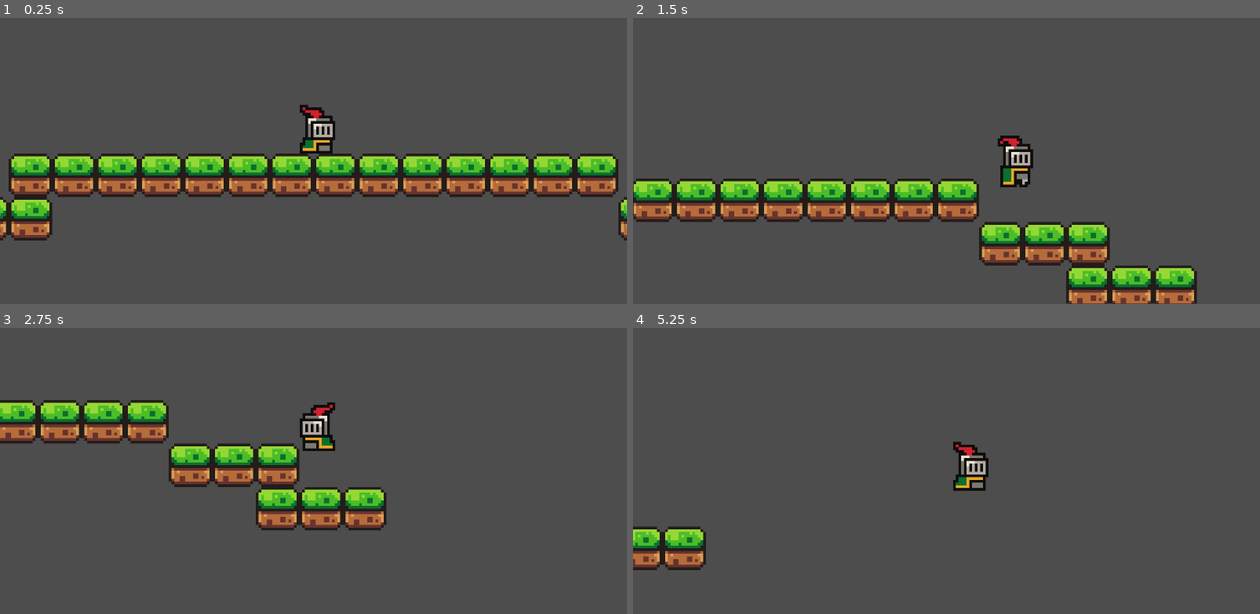
Above: before the commit, frames 1-4 (two rows, left to right).
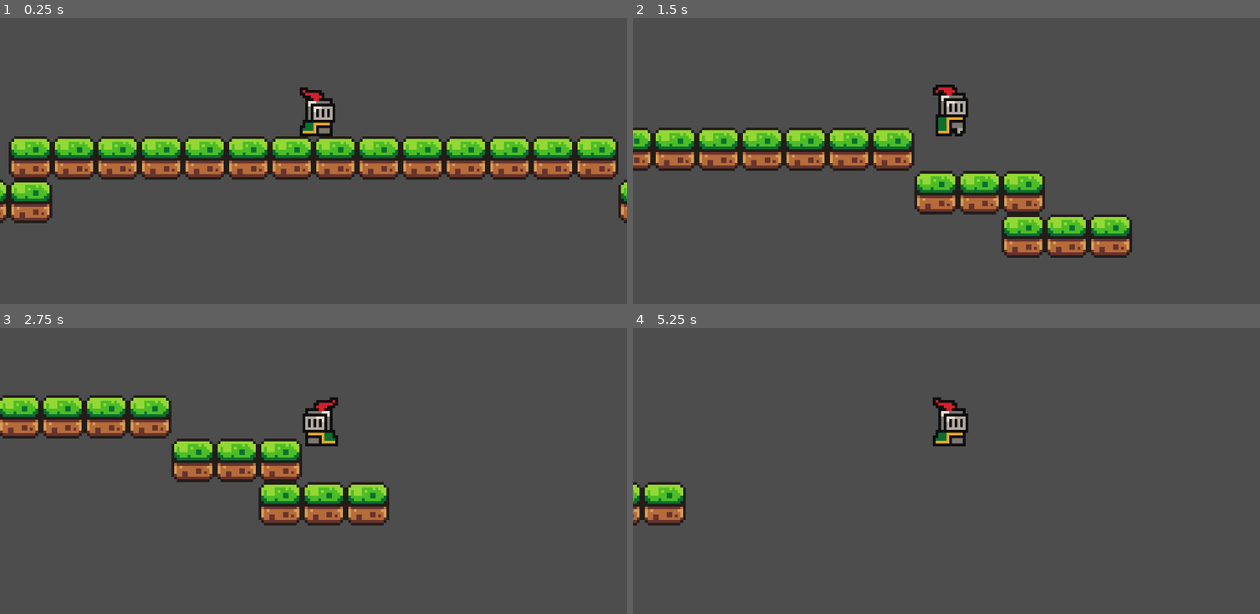
Above: after the commit, the same moments.

Repository: stackhacksbu/StackhacksGameDevRepo
Game: Godot game, scene res://scenes/Game.tscn
Two runs of this game, one before a commit and one after it. Both use one fixed random seed, a clock stepped at 60 frames per second and the inputs below.
Inputs:
- Up to frame 1 (0.25 s): no input
- Up to frame 2 (1.5 s): hold D (move_right) from 0.53 s (still down); tap W (jump) at 0.77 s
- Up to frame 3 (2.75 s): tap W (jump) at 1.52 s; release D (move_right) at 2.03 s; hold A (move_left) from 2.03 s (still down)
- Up to frame 4 (5.25 s): release A (move_left) at 2.78 s; hold D (move_right) 2.78-4.28 s; tap W (jump) at 3.02, 3.77, 4.52 s; hold A (move_left) 4.28-5.03 s; hold D (move_right) from 5.03 s (still down)

The runs differ from the first frame. In frame 1, 21% of the frame differs, in the area x 0-100%, y 24-78%; in frame 2, 24%, in the area x 0-90%, y 23-100%; in frame 3, 9.6%; in frame 4, 4.3%.

Commit message:
added crosshair

Diff:
--- a/project.godot
+++ b/project.godot
@@ -14,6 +14,11 @@
 run/main_scene="res://scenes/Game.tscn"
 config/features=PackedStringArray("4.3", "Forward Plus")
 config/icon="res://assets/blob.png"
+
+[display]
+
+mouse_cursor/custom_image="res://assets/sprites/icons8-crosshair-50.png"
+mouse_cursor/custom_image_hotspot=Vector2(25, 25)
 
 [input]
 
--- a/scenes/Game.tscn
+++ b/scenes/Game.tscn
@@ -167,7 +167,6 @@
 
 [node name="Camera2D" type="Camera2D" parent="Player"]
 zoom = Vector2(5, 5)
-position_smoothing_enabled = true
 
 [node name="StaticBody2D" type="StaticBody2D" parent="."]
 
Binary file added: assets/sprites/icons8-crosshair-50.png
Not shown, added: assets/sprites/icons8-crosshair-50.png.import
